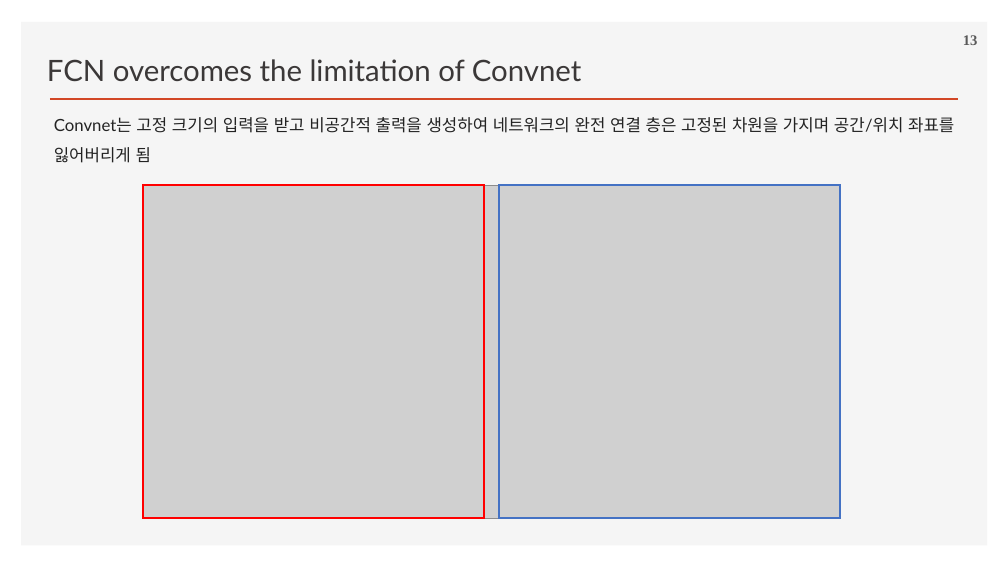
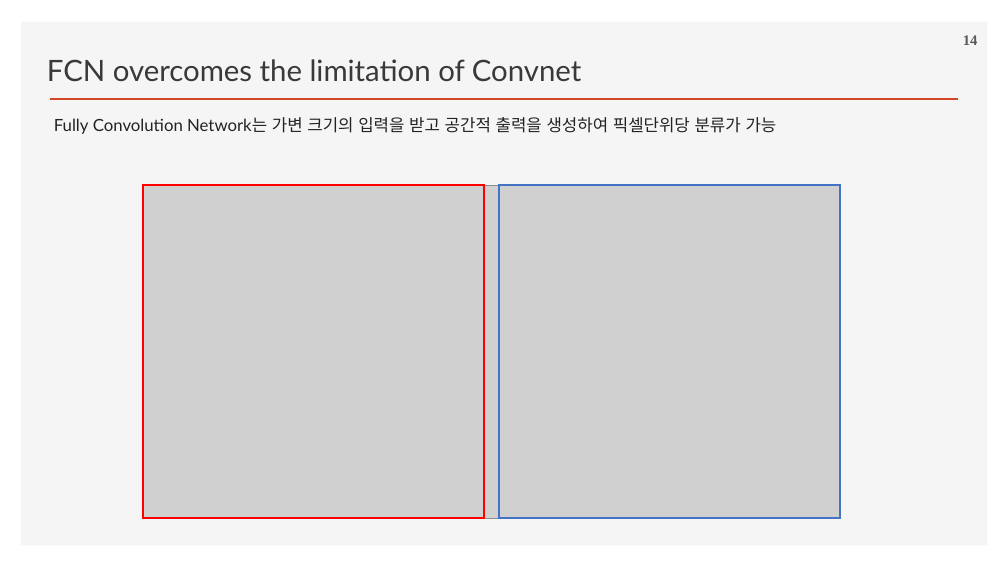
Before and after one commit to ancestor9/2026_Fall_Deep-Learning-with-Python, a slide deck: slide 14 of Chapter 11 Image segmentation.pptx (slide 13 before the commit). Drawn at 1008x567 pixels with LibreOffice and Linux fonts; fonts in the diff are those of the drawing; grey boxes stand for pictures; background and template pictures are left out. Boxes give left, top, right and bottom in pixels: in the first picture for what was removed or moved away, otherwise in the second. Text is boxed around its words. In the diff, an @@ line names an element or a change of style, - is before the commit and + after.

```diff
--- a/Chapter 11 Image segmentation.pptx
+++ b/Chapter 11 Image segmentation.pptx
@@ page number at bbox=[963, 35, 978, 45]: text changed @@
-13
+14
@@ text at bbox=[54, 117, 777, 134]: text changed @@
-Convnet는 고정 크기의 입력을 받고 비공간적 출력을 생성하여 네트워크의 완전 연결 층은 고정된 차원을 가지며 공간/위치 좌표를 잃어버리게 됨
+Fully Convolution Network는 가변 크기의 입력을 받고 공간적 출력을 생성하여 픽셀단위당 분류가 가능
```
Also in this commit, not shown: 5 other slides changed.
